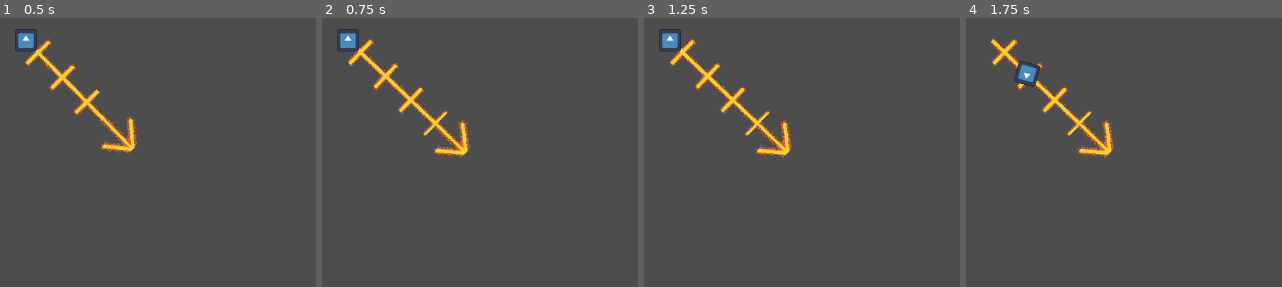
Above: before the commit, frames 1-4 (left to right).
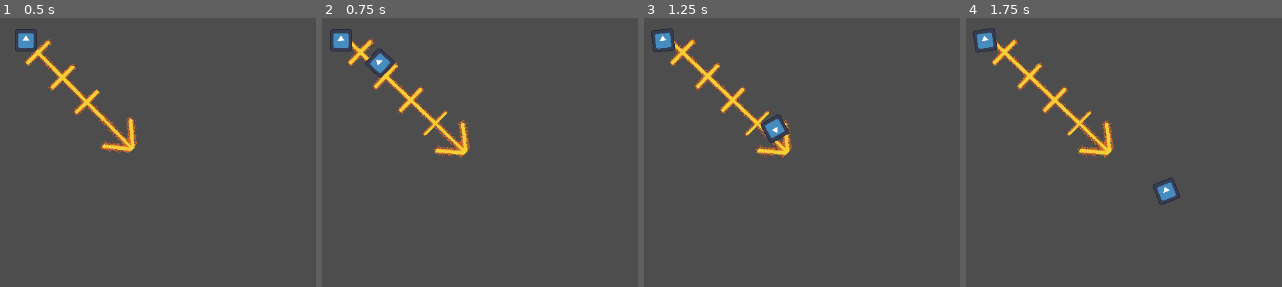
Above: after the commit, the same moments.

Repository: c0vvb0yy/gay-flankyball
Game: Godot game, scene res://stages/stage_root.tscn
Two runs of this game, one before a commit and one after it. Both use one fixed random seed, a clock stepped at 60 frames per second and the inputs below. The engine's default icon, where the game draws it, is replaced by a stand-in: a white triangle on a blue panel in a dark square.
Inputs (mouse positions are in pixels of both pictures, inside the frame that each line leads up to):
- Up to frame 1 (0.5 s): no input
- Up to frame 2 (0.75 s): tap Enter (ui_accept) at 0.5 s; move the mouse to (outside the picture) at 0.52 s; hold Enter (ui_accept) from 0.53 s (still down); click (outside the picture) at 0.67 s
- Up to frame 3 (1.25 s): keep holding Enter (ui_accept)
- Up to frame 4 (1.75 s): move the mouse to (1035, 85) at 1.27 s; release Enter (ui_accept) at 1.28 s; tap Enter (ui_accept) at 1.35, 1.52 s; click (1035, 85) at 1.42 s

Frame 1 is identical in both runs. In frame 2, 0.9% of the frame differs, in the area x 2-23%, y 4-23%; in frame 3, 0.9%; in frame 4, 1.3%, in the area x 2-68%, y 3-70%.

Commit message:
improve bottle code

Diff:
--- a/new-game-project/Entities/Player/player.gd
+++ b/new-game-project/Entities/Player/player.gd
@@ -1,22 +1,9 @@
 extends Node2D
 
-@onready
-var targeter = $Targeter
-
-@onready
-var bottle = $Bottle
-
+@onready var targeter : Targeter = $Targeter
 var bottle_thrown := false
 
-# Called when the node enters the scene tree for the first time.
-func _ready():
-	pass # Replace with function body.
-
-
-# Called every frame. 'delta' is the elapsed time since the previous frame.
-func _process(delta):
-	pass
-
+var force_modifier := 1.7
 
 func _input(event):
 	if(event.is_action_pressed("ui_accept")):
@@ -25,12 +12,11 @@
 			return
 		if(!targeter.is_length_set):
 			targeter.is_length_set = true
-			return
-		if(!bottle_thrown):
 			bottle_thrown = true
 			throw_bottle()
 
 func throw_bottle():
-	print(targeter.pointer.transform.get_origin())
-	bottle.apply_central_impulse(targeter.pointer.global_position)
-	bottle.apply_torque_impulse(5000)
+	var bottle = preload("res://Entities/Targeter/projectile_bottle.tscn").instantiate()
+	GameWorld.game_stage.add_child(bottle)
+	bottle.global_position = global_position
+	bottle.launch_bottle(targeter.pointer.global_position.normalized(), targeter.pointer.global_position.length() * force_modifier)
--- a/new-game-project/Entities/Player/player.tscn
+++ b/new-game-project/Entities/Player/player.tscn
@@ -1,16 +1,10 @@
-[gd_scene load_steps=8 format=3 uid="uid://cx4d3g7x71l2n"]
+[gd_scene load_steps=6 format=3 uid="uid://cx4d3g7x71l2n"]
 
 [ext_resource type="Script" path="res://Entities/Player/player.gd" id="1_iivgt"]
 [ext_resource type="Script" path="res://Entities/Targeter/Targeter.gd" id="2_s2io8"]
 [ext_resource type="Texture2D" uid="uid://dki1ulvk82wbo" path="res://assets/sprites/pointer.png" id="3_0wlei"]
 [ext_resource type="Texture2D" uid="uid://c57faoankxejj" path="res://assets/sprites/line.png" id="4_vm4gy"]
-[ext_resource type="Texture2D" uid="uid://n4nn6qh8y5n5" path="res://icon.svg" id="5_oqnyi"]
-
-[sub_resource type="PhysicsMaterial" id="PhysicsMaterial_fnpsa"]
-friction = 0.26
-rough = true
-
-[sub_resource type="CapsuleShape2D" id="CapsuleShape2D_xsg4g"]
+[ext_resource type="PackedScene" uid="uid://cep6jvp4hfigo" path="res://Entities/Targeter/projectile_bottle.tscn" id="5_aprhd"]
 
 [node name="Player" type="Node2D"]
 script = ExtResource("1_iivgt")
@@ -37,14 +31,4 @@
 texture = ExtResource("4_vm4gy")
 texture_mode = 1
 
-[node name="Bottle" type="RigidBody2D" parent="."]
-mass = 0.878
-physics_material_override = SubResource("PhysicsMaterial_fnpsa")
-gravity_scale = 0.0
-
-[node name="Sprite2D" type="Sprite2D" parent="Bottle"]
-scale = Vector2(0.25, 0.25)
-texture = ExtResource("5_oqnyi")
-
-[node name="CollisionShape2D" type="CollisionShape2D" parent="Bottle"]
-shape = SubResource("CapsuleShape2D_xsg4g")
+[node name="ProjectileBottle" parent="." instance=ExtResource("5_aprhd")]
--- a/new-game-project/Entities/Targeter/Targeter.gd
+++ b/new-game-project/Entities/Targeter/Targeter.gd
@@ -1,4 +1,5 @@
 extends Node2D
+class_name Targeter
 
 @export
 var rotation_speed : float
--- /dev/null
+++ b/new-game-project/Entities/Targeter/projectile_bottle.gd
@@ -0,0 +1,45 @@
+extends RigidBody2D
+class_name ProjectileBottle
+
+@export var tech_id:String
+@export var faces := []
+
+var start_right := false
+
+
+var launch := false
+var stop := false
+var finished_roll := false
+var launch_force:float
+var launch_direction:Vector2
+var still_cooldown := 2.0
+
+func _ready() -> void:
+	set_process(false)
+
+func _process(delta: float) -> void:
+	if linear_velocity.length() < 1:
+		still_cooldown -= delta
+		if still_cooldown <= 0.0:
+			stop = true
+
+func launch_bottle(direction:Vector2, force:float):
+	launch_force = force
+	launch_direction = direction
+	launch = true
+	set_process(true)
+
+
+func _integrate_forces(state: PhysicsDirectBodyState2D) -> void:
+	if stop:
+		linear_velocity = Vector2.ZERO
+		angular_velocity = 0.0
+		stop = false
+	if launch:
+		linear_velocity = Vector2(launch_direction * launch_force)
+		angular_velocity = randf_range(-60, 60)
+		launch = false
+	if linear_velocity.length() <= 35:
+		linear_velocity *= 0.5
+	elif linear_velocity.length() <= 85:
+		linear_velocity *= 0.9
--- /dev/null
+++ b/new-game-project/Entities/Targeter/projectile_bottle.tscn
@@ -0,0 +1,23 @@
+[gd_scene load_steps=5 format=3 uid="uid://cep6jvp4hfigo"]
+
+[ext_resource type="Script" path="res://Entities/Targeter/projectile_bottle.gd" id="1_uxowf"]
+[ext_resource type="Texture2D" uid="uid://n4nn6qh8y5n5" path="res://icon.svg" id="1_xvxlo"]
+
+[sub_resource type="PhysicsMaterial" id="PhysicsMaterial_fnpsa"]
+friction = 0.26
+rough = true
+
+[sub_resource type="CapsuleShape2D" id="CapsuleShape2D_xsg4g"]
+
+[node name="ProjectileBottle" type="RigidBody2D"]
+mass = 0.878
+physics_material_override = SubResource("PhysicsMaterial_fnpsa")
+gravity_scale = 0.0
+script = ExtResource("1_uxowf")
+
+[node name="Sprite2D" type="Sprite2D" parent="."]
+scale = Vector2(0.25, 0.25)
+texture = ExtResource("1_xvxlo")
+
+[node name="CollisionShape2D" type="CollisionShape2D" parent="."]
+shape = SubResource("CapsuleShape2D_xsg4g")
